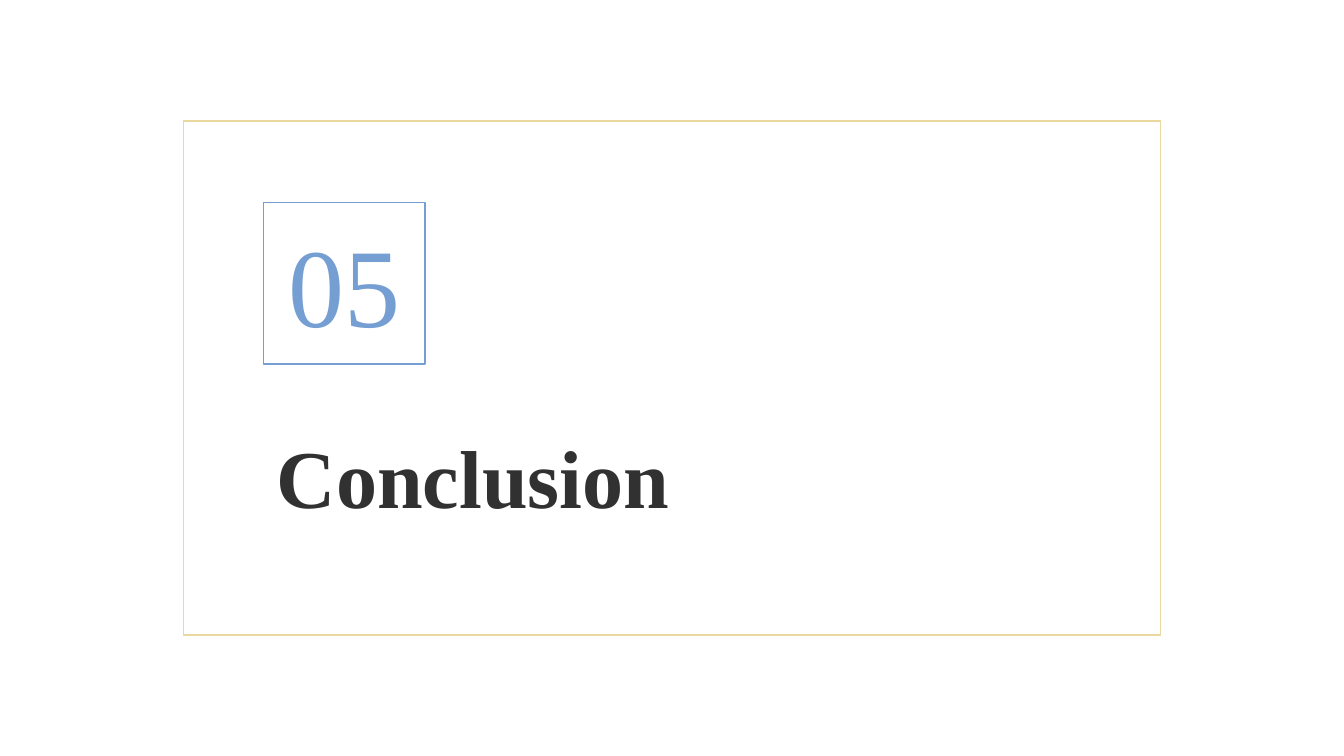
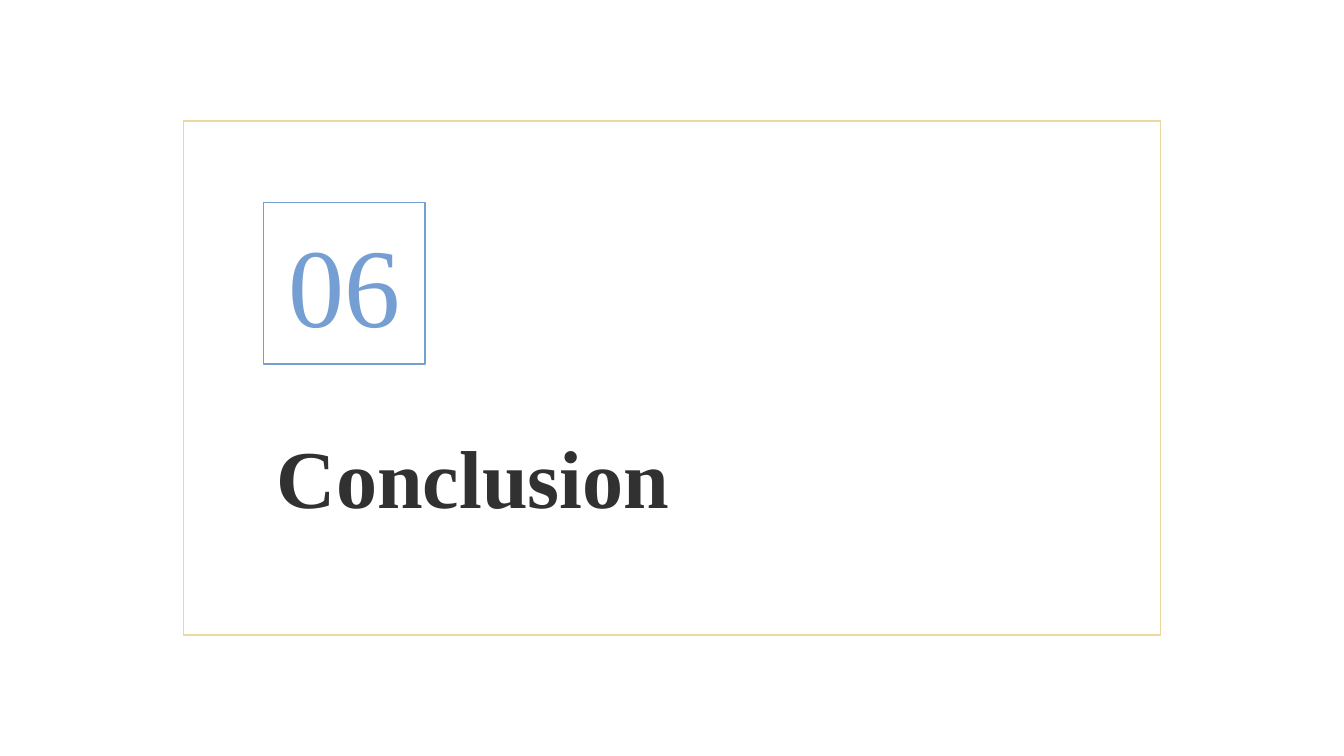
Before and after one commit to NavaprettamN/fpgrowth, a slide deck: slide 26 of presentation.pptx (slide 25 before the commit). Drawn at 1344x756 pixels with LibreOffice and Linux fonts; fonts in the diff are those of the drawing; background and template pictures are left out. Boxes give left, top, right and bottom in pixels: in the first picture for what was removed or moved away, otherwise in the second. Text is boxed around its words. In the diff, an @@ line names an element or a change of style, - is before the commit and + after.

```diff
--- a/presentation.pptx
+++ b/presentation.pptx
@@ title at [288,252,400,328]: text changed @@
-05
+06
```
Also in this commit, not shown: 2 other slides changed, 1 slide added, 1 other file.
